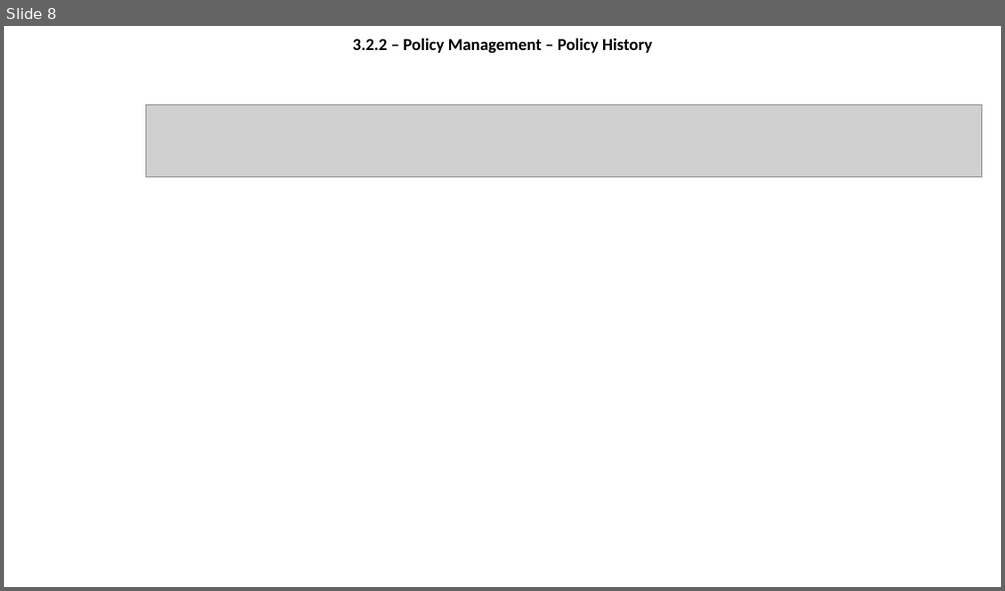
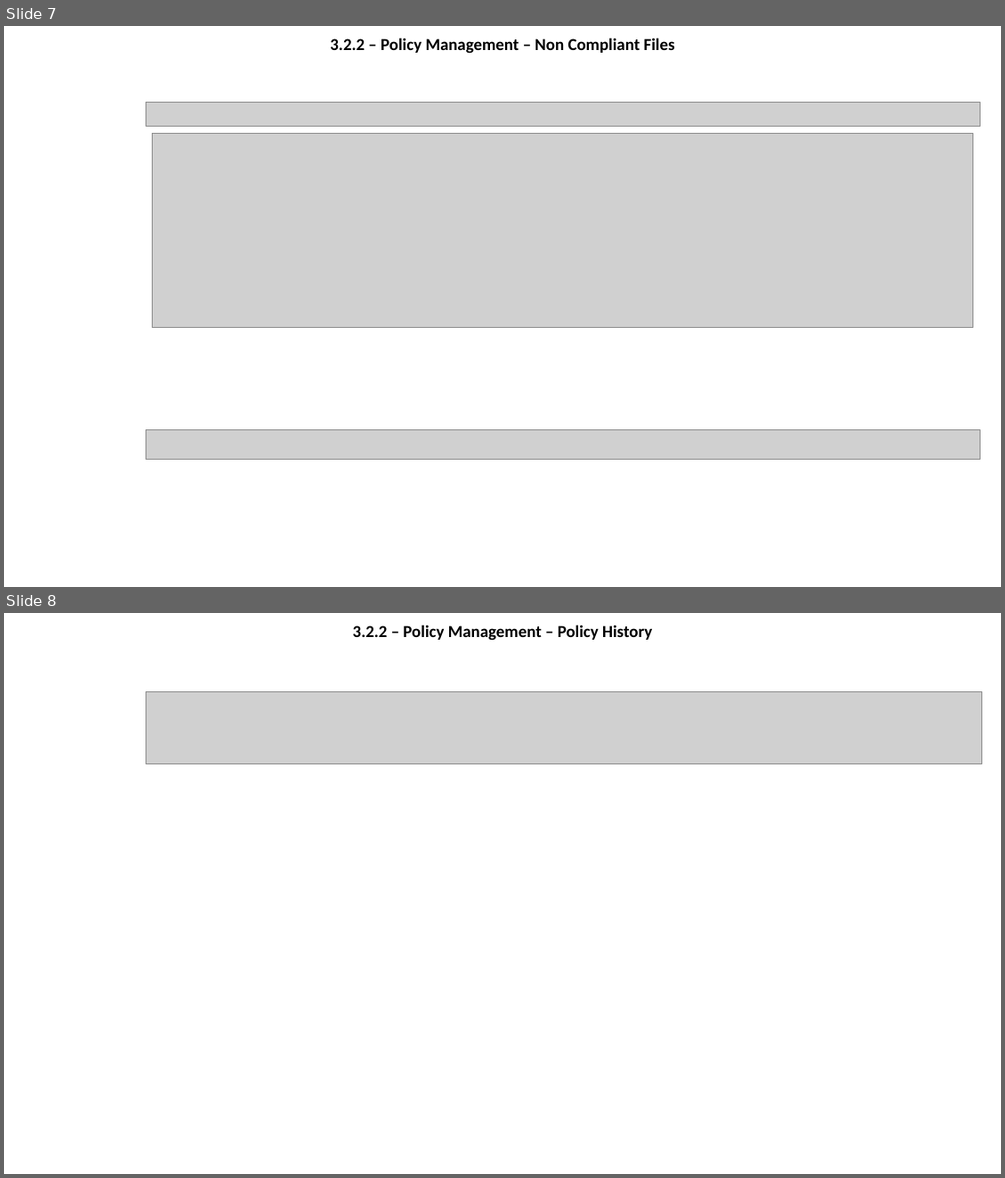
Before and after one commit to olegtaranenko/icap-management-ui-1, a slide deck: design/wireframe.pptx. Shown one above the other, each under a label of ours: slide 8 before the commit, slides 7 and 8 after it. The pictures are 1005x591 and 1005x1178 pixels, drawn with LibreOffice and Linux fonts; fonts in the diff are those of the drawing; grey boxes stand for pictures; background and template pictures are left out. Boxes give left, top, right and bottom in pixels: in the first picture for what was removed or moved away, otherwise in the second. Text is boxed around its words. In the diff, an @@ line names an element or a change of style, - is before the commit and + after.

```diff
--- a/design/wireframe.pptx
+++ b/design/wireframe.pptx
@@ slide 7 added at (4, 26, 1001, 587), background picture (left out) @@
@@ title added at (330, 38, 675, 54), 16.2 pt, text #000000, bold @@
+3.2.2 – Policy Management – Non Compliant Files
@@ picture added at (146, 103, 979, 127) @@
@@ picture added at (153, 134, 973, 328) @@
@@ picture added at (146, 430, 979, 459) @@
```
Also in this commit, not shown: 6 slides changed, 1 slide removed.
